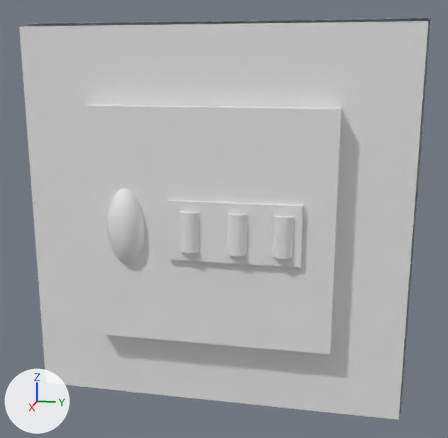
One commit to the Blender file Assets/3DObjects/Box.blend: the scene before it, then after it.
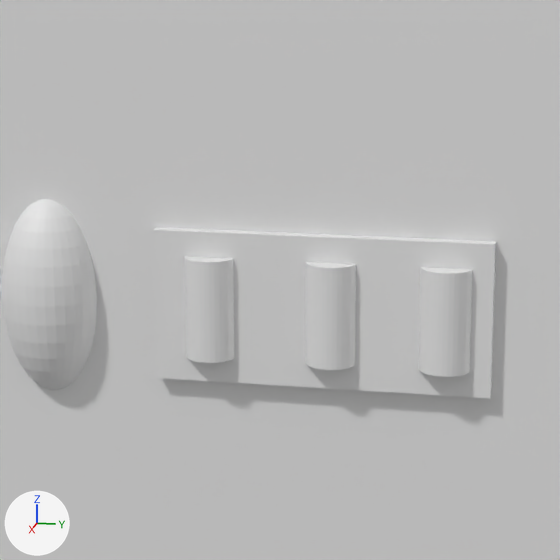
There are two pictures of each version: one whole from a 50 mm camera at (4.085, 0.66, 0.786) aimed at (0.21, -0.115, -0.182), one close up on the part from 24% to 73% of the width and 25% to 76% of the height. The lights are fixed; the arrows at lower left show +X, +Y and +Z. The older version's two pictures come first.
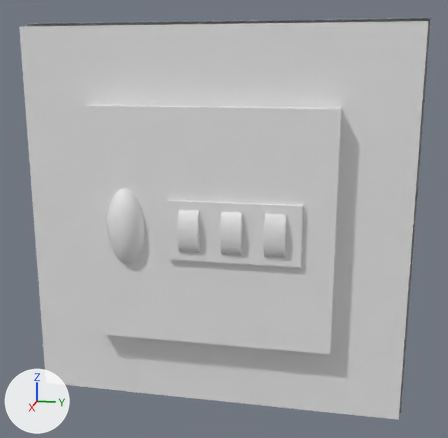
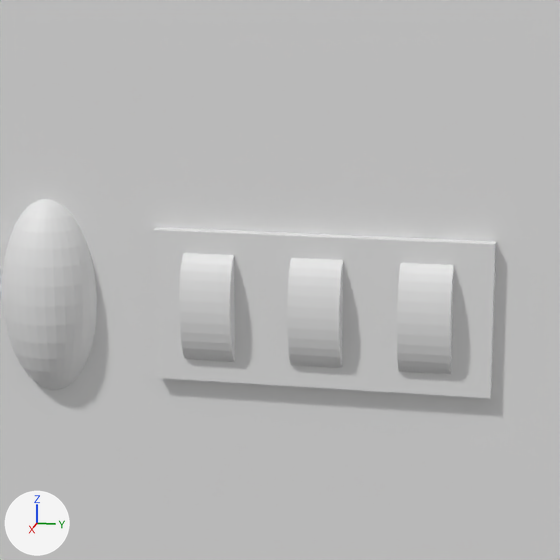
Diff of the bpy script that builds the scene:
```diff
--- a/Assets/3DObjects/Box.blend.py
+++ b/Assets/3DObjects/Box.blend.py
@@ ob_cylinder @@
 ob_cylinder.location = (1.214, -0.0852, 0.0)
-ob_cylinder.scale = (0.05, 0.05, 0.1)
+ob_cylinder.rotation_euler = (1.571, 0.0, 0.0)  # degrees (90, 0, 0)
+ob_cylinder.scale = (0.05, 0.11, 0.05)
@@ ob_cylinder_001 @@
 ob_cylinder_001.matrix_parent_inverse = Matrix(((10.0, 0.0, 0.0, -10.0), (0.0, 1.02, 0.0, 0.0), (0.0, 0.0, 1.02, 0.0), (0.0, 0.0, 0.0, 1.0)))
-ob_cylinder_001.location = (1.214, 0.153, 0.0)
-ob_cylinder_001.scale = (0.05, 0.05, 0.1)
+ob_cylinder_001.location = (1.214, 0.127, 0.0)
+ob_cylinder_001.rotation_euler = (1.571, 0.0, 0.0)  # degrees (90, 0, 0)
+ob_cylinder_001.scale = (0.05, 0.11, 0.05)
@@ ob_cylinder_002 @@
 ob_cylinder_002.matrix_parent_inverse = Matrix(((10.0, 0.0, 0.0, -10.0), (0.0, 1.02, 0.0, 0.0), (0.0, 0.0, 1.02, 0.0), (0.0, 0.0, 0.0, 1.0)))
-ob_cylinder_002.location = (1.214, 0.374, 0.0)
-ob_cylinder_002.scale = (0.05, 0.05, 0.1)
+ob_cylinder_002.location = (1.214, 0.338, 0.0)
+ob_cylinder_002.rotation_euler = (1.571, 0.0, 0.0)  # degrees (90, 0, 0)
+ob_cylinder_002.scale = (0.05, 0.11, 0.05)
```

Where the change shows, as pixel boxes [x1, y1, x2, y2] in the close-ups (560 x 560 px):
'Cylinder.002', moved, turned, rescaled
    before: [419, 267, 472, 377]
    after: [397, 263, 454, 375]
'Cylinder.001', moved, turned, rescaled
    before: [305, 262, 356, 370]
    after: [287, 258, 343, 368]
'Cylinder', turned, rescaled
    before: [184, 256, 234, 363]
    after: [179, 253, 235, 362]
